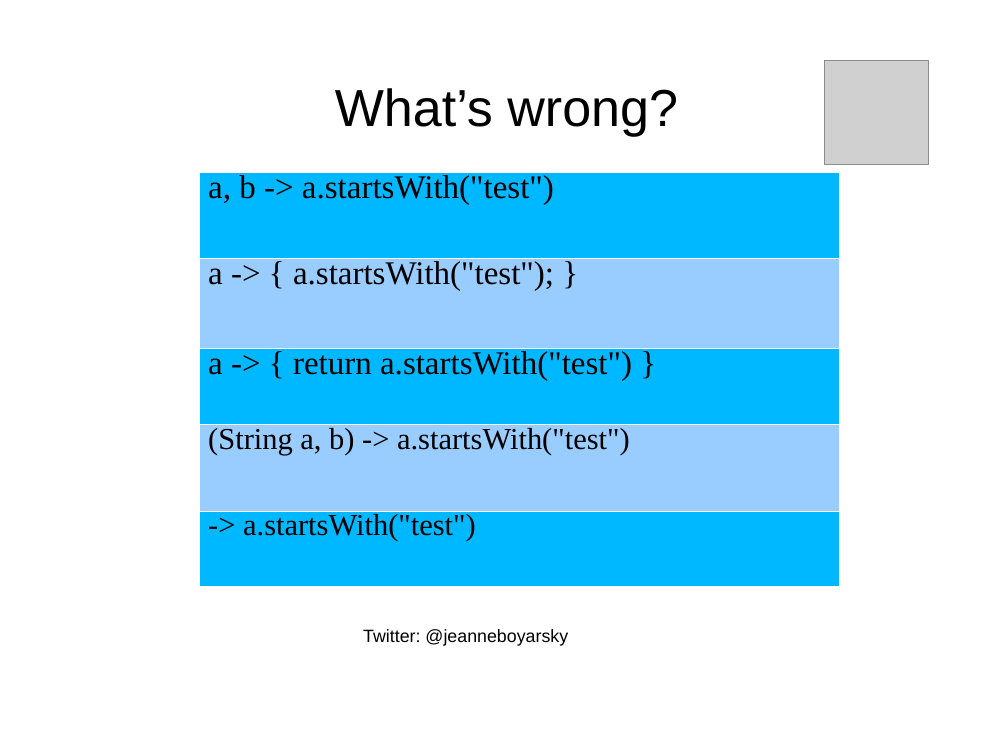
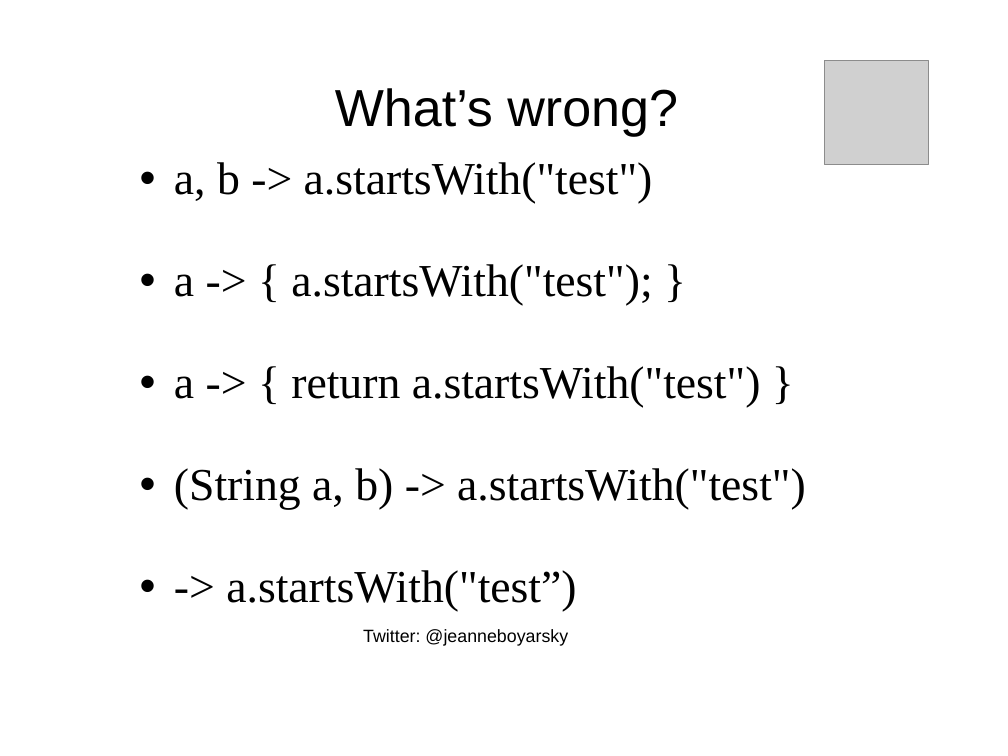
Before and after one commit to boyarsky/java-8-streams-by-puzzles, a slide deck: slide 10 of docs/Slides.ppt. Drawn at 1008x756 pixels with LibreOffice and Linux fonts; fonts in the diff are those of the drawing; grey boxes stand for pictures; background and template pictures are left out. Boxes give left, top, right and bottom in pixels: in the first picture for what was removed or moved away, otherwise in the second. Text is boxed around its words. In the diff, an @@ line names an element or a change of style, - is before the commit and + after.

```diff
--- a/docs/Slides.ppt
+++ b/docs/Slides.ppt
@@ text added at (174, 162, 806, 612), 36 pt, text #000000 @@
+• a, b -> a.startsWith("test")
+• a -> { a.startsWith("test"); }
+• a -> { return a.startsWith("test") }
+• (String a, b) -> a.startsWith("test")
+• -> a.startsWith("test”)
@@ table removed at (199, 172, 840, 586), 5 rows, 1 columns @@
-a, b -> a.startsWith("test")
-a -> { a.startsWith("test"); }
-a -> { return a.startsWith("test") }
-(String a, b) -> a.startsWith("test")
--> a.startsWith("test")
```
Also in this commit, not shown: 7 other slides changed.
